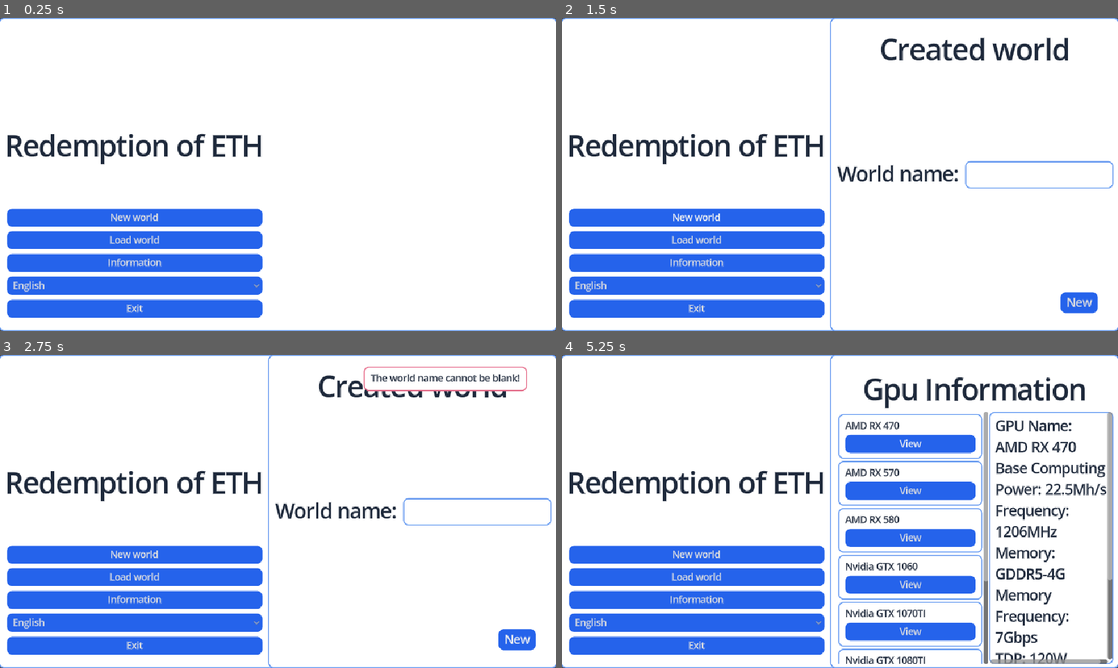
Above: before the commit, frames 1-4 (two rows, left to right).
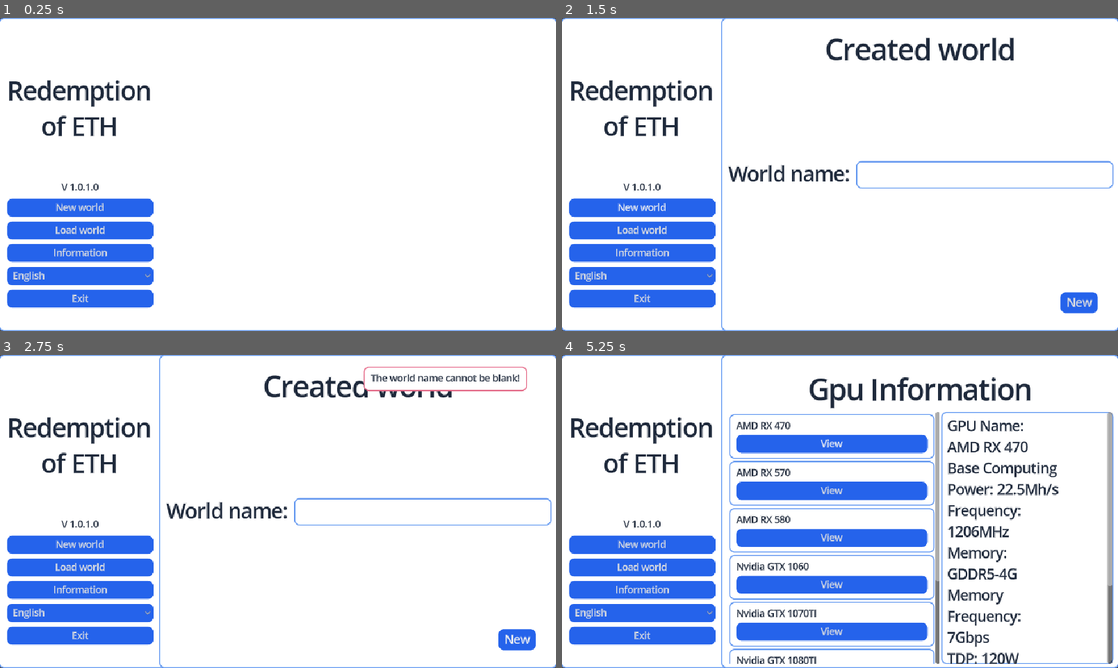
Above: after the commit, the same moments.

Repository: 0x8000S/ETH-Redemption
Game: Godot game, scene res://Scenes/MainView.tscn
The game is run twice, just before and just after one commit, with the same random seed, the same clock (stepped at 60 frames per second) and the same inputs.
Inputs:
- Up to frame 1 (0.25 s): no input
- Up to frame 2 (1.5 s): click "New world" at 0.5 s; click "New world" at 1.25 s
- Up to frame 3 (2.75 s): click "New" at 2 s
- Up to frame 4 (5.25 s): click "New" at 2.75 s; click "Information" at 3.5 s; click "English" at 4.25 s; click "View" at 5 s

The runs differ from the first frame. In frame 1, 14% of the frame differs, in the area x 1-48%, y 19-96%; in frame 2, 17%; in frame 3, 17%; in frame 4, 31%, in the area x 1-99%, y 0-100%.

Commit message:
feat(MainMenu.gd): 添加版本显示功能
在MainMenu.gd中添加了@onready var VersionText来引用版本显示的Label控件，并在_ready()函数中设置其文本为项目版本号。这一改动使得主菜单可以动态显示项目的版本信息。

feat(MainMenu.tscn): 增加版本显示Label并调整布局

在MainMenu.tscn中新增了一个名为"Version"的Label控件，用于显示版本信息。同时，调整了现有控件的布局参数，如margin_top的值，以优化用户界面的视觉效果。

fix(project.godot): 更新项目版本号

将project.godot配置文件中的config/version从"1.0.0.0"更新为"1.0.1.0"，以反映实际的项目版本更新。

fix(export_presets.cfg): 更新导出路径和版本号

修改了export_presets.cfg中的export_path字段，将Windows和Android平台的导出文件版本号从"1.0.0.0"更新为"1.0.1.0"。同时，将application/file_version和application/product_version的值清空，以便在导出时自动填充。此外，更新了version/code字段的值，从11增加到12，以与新版本号匹配。

Diff:
--- a/Code/MainMenu.gd
+++ b/Code/MainMenu.gd
@@ -4,9 +4,10 @@
 @export var SaveNode:SaveLoadNode
 @onready var TabView:TabContainer = $Panel/HBoxContainer/TabViews/TabContainer
 @onready var TranslationChanged = $Panel/HBoxContainer/MarginContainer3/VBoxContainer/MarginContainer/VBoxContainer/TranslationChanged
-
+@onready var VersionText = $Panel/HBoxContainer/MarginContainer3/VBoxContainer/MarginContainer/VBoxContainer/Version
 
 func _ready() -> void:
+	VersionText.text = "V %s" % ProjectSettings.get_setting("application/config/version")
 	print(OS.get_locale())
 	TabView.scale = Vector2(0, 0)
 	SignalNode.LoadWorld.connect(LoadNewWorldEvent)
--- a/Scenes/MainMenu.tscn
+++ b/Scenes/MainMenu.tscn
@@ -48,24 +48,33 @@
 
 [node name="MarginContainer2" type="MarginContainer" parent="Panel/HBoxContainer/MarginContainer3/VBoxContainer"]
 layout_mode = 2
-theme_override_constants/margin_top = 180
-
-[node name="Label" type="Label" parent="Panel/HBoxContainer/MarginContainer3/VBoxContainer/MarginContainer2"]
-layout_mode = 2
-theme_type_variation = &"Title"
-theme_override_font_sizes/font_size = 48
+theme_override_constants/margin_top = 90
+
+[node name="Title" type="Label" parent="Panel/HBoxContainer/MarginContainer3/VBoxContainer/MarginContainer2"]
+custom_minimum_size = Vector2(256, 0)
+layout_mode = 2
+theme_type_variation = &"Title"
+theme_override_font_sizes/font_size = 42
 text = "ETH的救赎"
 horizontal_alignment = 1
 vertical_alignment = 1
+autowrap_mode = 3
 
 [node name="MarginContainer" type="MarginContainer" parent="Panel/HBoxContainer/MarginContainer3/VBoxContainer"]
 layout_mode = 2
 theme_override_constants/margin_left = 4
-theme_override_constants/margin_top = 70
+theme_override_constants/margin_top = 60
 
 [node name="VBoxContainer" type="VBoxContainer" parent="Panel/HBoxContainer/MarginContainer3/VBoxContainer/MarginContainer"]
 layout_mode = 2
 theme_override_constants/separation = 8
+
+[node name="Version" type="Label" parent="Panel/HBoxContainer/MarginContainer3/VBoxContainer/MarginContainer/VBoxContainer"]
+layout_mode = 2
+theme_type_variation = &"Title"
+text = "V 1.0.0.0"
+horizontal_alignment = 1
+vertical_alignment = 1
 
 [node name="NewWord" type="Button" parent="Panel/HBoxContainer/MarginContainer3/VBoxContainer/MarginContainer/VBoxContainer"]
 layout_mode = 2
--- a/project.godot
+++ b/project.godot
@@ -11,7 +11,7 @@
 [application]
 
 config/name="ETH的救赎"
-config/version="1.0.0.0"
+config/version="1.0.1.0"
 run/main_scene="uid://cd3bx2qp4ww5u"
 config/features=PackedStringArray("4.5", "GL Compatibility")
 boot_splash/bg_color=Color(1.083958, 1.092553, 1.1011481, 1)
Not shown, changed: export_presets.cfg
